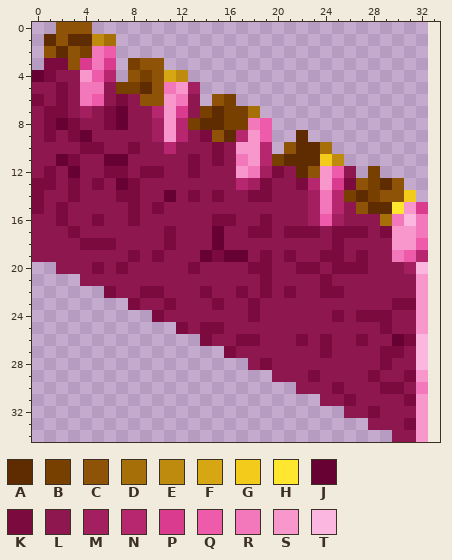
Pixel-art sprite -- objects/medieval/fidwell.scenery_wall.wc2/images/1.png. The first picture shows the starting point.
The file is 33x35 pixels. The old version is drawn lined up with the new one, on the new canvas.
Palette (. is transparent): A #5f2b00  B #773f00  C #8f5307  D #a76f07  E #bf8b0f  F #d7a713  G #f3cb1b  H #ffe72f  J #670033  K #7b0b3f  L #8f174f  M #a31f5f  N #b7276f  P #db3b8f  Q #ef5bab  R #f377bb  S #f797cb  T #fbb7df
The same view after the edit:
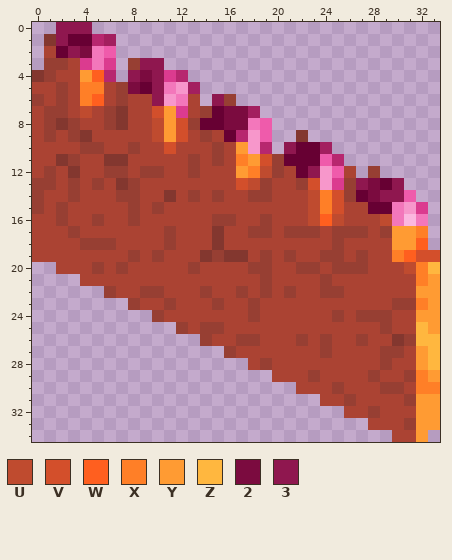
Colours new in this view: U #bf4b2f  V #d34f2b  W #ff5f1f  X #ff7f27  Y #ff9b33  Z #ffb73f  2 #7b0b3f  3 #8f174f
Difference:
canvas 33x35 -> 34x35
Colour A changes from #5f2b00 to #670033.
Colour J changes from #670033 to #83372f.
Colour K changes from #7b0b3f to #973f33.
Colour L changes from #8f174f to #ab4333.
Colour B gives way to colour 2 in row 2 at x 4; in row 4 at x 9; in row 5 at x 8; in rows 7 to 8 at x 16 to 17; in rows 13 to 14 at x 28.
Colour C gives way to colour 3 in row 0 at x 2 to 4; in row 1 at x 2; in row 2 at x 3; in row 3 at x 9 to 10; in row 4 at x 8 and 10; in row 5 at x 10.
Colour C gives way to colour 3 in row 6 at x 10 and 15; in row 10 at x 21; in row 12 at x 23; in row 13 at x 27 and 30; in row 14 at x 29 to 30.
Colour A gives way to colour J in row 1 at x 1; in row 9 at x 22.
Colour B gives way to colour K in row 3 at x 8; in row 5 at x 7; in row 6 at x 16; in row 7 at x 14; in row 8 at x 13; in row 11 at x 20.
Colour B gives way to colour K in row 12 at x 28; in row 14 at x 26.
Colour C gives way to colour L in row 2 at x 1; in row 3 at x 3; in row 6 at x 9; in row 9 at x 15; in row 15 at x 27.
Colour D gives way to colour M in row 1 at x 6; in row 7 at x 18; in row 10 at x 24.
Colour E gives way to colour N in row 1 at x 5; in row 4 at x 12; in row 11 at x 25.
Colour F gives way to colour P in row 4 at x 11.
Colour G gives way to colour Q in row 11 at x 24; in row 14 at x 31.
Colour H gives way to colour R in row 15 at x 30.
Colour D gives way to colour U in row 16 at x 29.
Colour M gives way to colour U in row 7 at x 4; in rows 8 to 9 at x 10; in row 12 at x 19; in row 13 at x 18; in rows 14 to 15 at x 23; in row 16 at x 23 and 25.
Colour M gives way to colour U in row 20 at x 31.
The edit adds colour V in row 19 at x 33.
Colour N gives way to colour V in row 7 at x 10; in rows 8 to 9 at x 12; in row 10 at x 11; in row 11 at x 19; in row 13 at x 17 and 23; in rows 14 to 15 at x 25.
Colour N gives way to colour V in row 19 at x 32.
Colour Q gives way to colour W in row 4 at x 5; in row 6 at x 5; in row 16 at x 24; in row 18 at x 32; in row 19 at x 31.
The edit adds colour X in row 30 at x 33.
Colour R gives way to colour X in row 5 at x 4 to 5; in row 6 at x 4; in row 11 at x 17; in row 12 at x 18; in rows 14 to 15 at x 24; in row 17 at x 32.
Colour R gives way to colour X in row 19 at x 30; in row 30 at x 32.
Colour S gives way to colour X in row 21 at x 32; in row 23 at x 32; in row 29 at x 32.
Colour T gives way to colour X in row 20 at x 32.
The edit adds colour Y in rows 21 to 25 at x 33; in row 29 at x 33; in rows 31 to 33 at x 33.
Colour S gives way to colour Y in row 4 at x 4; in rows 7 to 9 at x 11; in row 10 at x 17; in row 11 at x 18; in row 12 at x 17; in rows 17 to 18 at x 30 to 31.
Colour S gives way to colour Y in row 22 at x 32; in row 24 at x 32; in rows 31 to 34 at x 32.
Colour T gives way to colour Y in rows 27 to 28 at x 32.
The edit adds colour Z in row 20 at x 33; in rows 26 to 28 at x 33.
Colour S gives way to colour Z in row 25 at x 32.
Colour T gives way to colour Z in row 26 at x 32.
